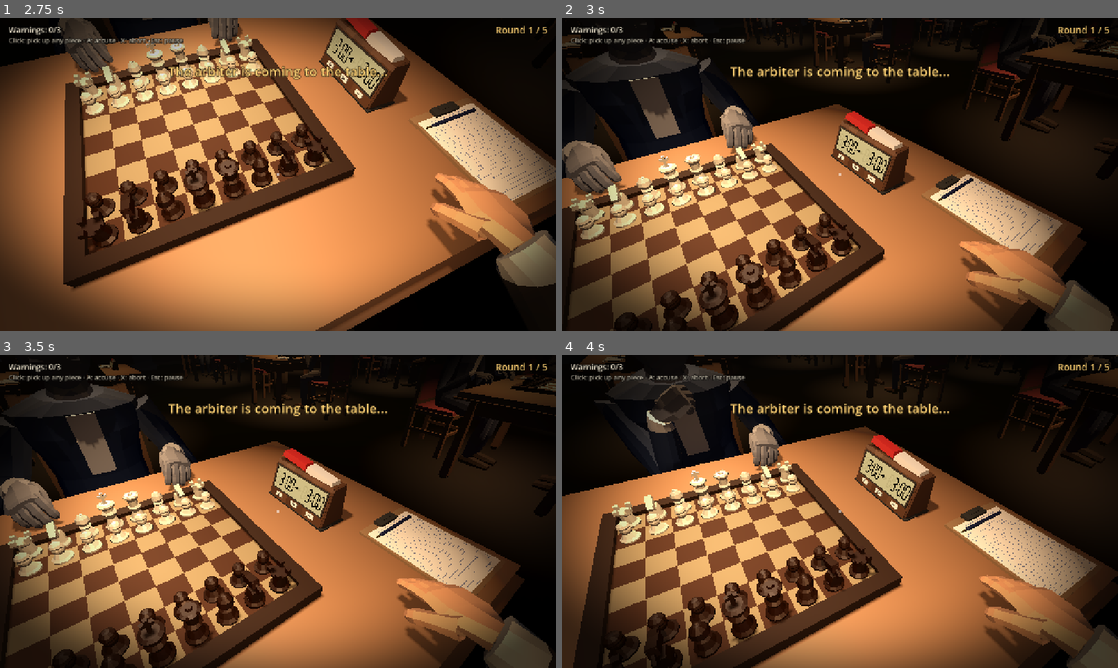
Above: before the commit, frames 1-4 (two rows, left to right).
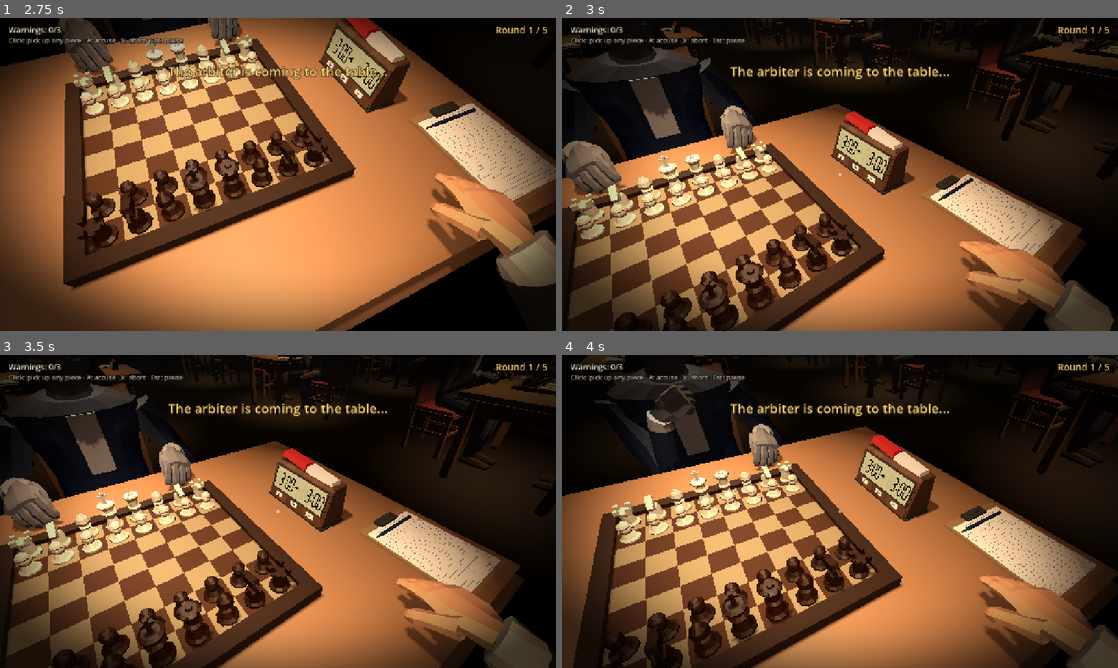
Above: after the commit, the same moments.

Repository: alan-pv/GJ-Horror
Game: Godot game, scene res://src/ui/main_menu.tscn
Two runs of this game, one before a commit and one after it. Both use one fixed random seed, a clock stepped at 60 frames per second and the inputs below. Sound files missing from this copy of the repository are replaced by a short silence.
Inputs (mouse positions are in pixels of both pictures, inside the frame that each line leads up to):
- Up to frame 1 (2.75 s): click "Play" at 0.5 s; tap Enter at 1.25, 2 s; move the mouse to (400, 158) at 1.27 s; hold A (accuse) 1.28-2 s; click (400, 158) at 1.42 s; drag from (166, 190) to (250, 237) at 2.02 s
- Up to frame 2 (3 s): move the mouse to (851, 168) at 2.77 s; hold A (accuse) from 2.78 s (still down); click (851, 168) at 2.92 s
- Up to frame 3 (3.5 s): keep holding A (accuse)
- Up to frame 4 (4 s): move the mouse to (834, 517) at 3.52 s; release A (accuse) at 3.53 s; tap A (accuse) at 3.6 s; click (834, 517) at 3.67 s

Frame 1 is identical in both runs. In frame 2, 0.1% of the frame differs, in the area x 52-93%, y 0-17%; in frame 3, 0.1%, in the area x 47-93%, y 0-18%; in frame 4, less than 0.1%.

Commit message:
Quitar la pieza que se cae
- Fuera el evento del rival drop_piece (servidor, director, bots, EventModule, EventStage, OpponentAvatar)
- Las mesas de fondo ya no tiran piezas ni emiten el aviso piece_drop
- Pruebas y arquitectura al día

Diff:
--- a/data/events/drop_piece.tres
+++ /dev/null
@@ -1,18 +0,0 @@
-[gd_resource type="Resource" script_class="EventDef" format=3]
-
-[ext_resource type="Script" path="res://src/server/events/event_def.gd" id="1"]
-
-[resource]
-script = ExtResource("1")
-id = &"drop_piece"
-display_name = "Drop a piece"
-kind = 1
-origin_mode = 2
-duration = 1.6
-weight = 1.0
-cooldown = 25.0
-sound = &"clack"
-intensity = 0.6
-min_tension = 0.0
-turn_chance = 0.0
-distraction = &""
--- a/src/bots/bot_controller.gd
+++ b/src/bots/bot_controller.gd
@@ -336,7 +336,7 @@
 	if CheatPlanner.plan(server.board, color, server.config.cheats, _rng, personality.risk_appetite, server.turn_ready_for(color)).is_empty():
 		return
 	_next_event_ok = server.time + CheatPlanner.event_cooldown(personality.risk_appetite, _rng)
-	var event_id: StringName = &"cough" if _rng.randf() < 0.6 else &"drop_piece"
+	var event_id: StringName = &"cough"
 	var r: Variant = server.call("trigger_rival_event", color, event_id)
 	_log("evento %s: %s" % [event_id, str(r)])
 
--- a/src/client/events/event_module.gd
+++ b/src/client/events/event_module.gd
@@ -9,10 +9,10 @@
 ## detrás, durante lo cual el servidor marca las trampas como vistas.
 ##
 ## Argumentos de depuración (después de `--`):
-##   --event=apagon|ruido|acusacion|eliminacion|arbitro|toser|pieza   fuerza un evento
+##   --event=apagon|ruido|acusacion|eliminacion|arbitro|toser   fuerza un evento
 ##   --event-at=S       segundos de partida antes de forzarlo (por defecto 1)
 ##   --event-table=N    mesa decorativa de origen (0-8) para acusación/eliminación
-##   --event-side=human fuerza toser/pieza sobre el humano en vez del rival
+##   --event-side=human fuerza toser sobre el humano en vez del rival
 ##   --no-events        sin eventos automáticos
 
 ## Referencia de "detrás del jugador" para el árbitro (él elige el pasillo de su espalda).
@@ -21,7 +21,7 @@
 const DEMO_IDS := {
 	"apagon": &"apagon", "ruido": &"ruido_detras", "acusacion": &"acusacion_ajena",
 	"eliminacion": &"eliminacion", "arbitro": &"arbitro_pasa",
-	"toser": &"cough", "pieza": &"drop_piece",
+	"toser": &"cough",
 }
 
 var root: GameRoot
@@ -151,7 +151,7 @@
 
 ## Reparte una distracción (ver `Distraction`) a bots y mesas de fondo. `table` = mesa de origen
 ## (-1 ninguna): los bots de la mesa del humano la ignoran si ocurre en su propia mesa, y en
-## `piece_drop` / `flag` la mesa de origen no reacciona (ya lo sabe). `chance` < 0 = la de la tabla.
+## `flag` la mesa de origen no reacciona (ya lo sabe). `chance` < 0 = la de la tabla.
 func on_distraction(kind: StringName, pos: Vector3, table: int = -1, chance: float = -1.0) -> void:
 	if not Distraction.has(kind) or root == null:
 		return
@@ -161,7 +161,7 @@
 			if b != null and Distraction.in_range(kind, b.eye_position, pos):
 				b.notice_event(pos, chance, kind)
 	for t in root.bg_tables:
-		if t == table and (kind == &"piece_drop" or kind == &"flag"):
+		if t == table and kind == &"flag":
 			continue
 		var bt: BackgroundTable = root.bg_tables[t]
 		if Distraction.in_range(kind, bt.global_position + Vector3(0.0, 1.1, 0.0), pos):
@@ -180,7 +180,7 @@
 
 # --- Eventos del rival ----------------------------------------------------------------------------
 
-## El servidor confirmó que `color` tosió o tiró una pieza.
+## El servidor confirmó que `color` tosió.
 func _on_rival_event(color: int, event_id: StringName) -> void:
 	var is_rival := color == root.rival_color
 	var pos: Vector3 = root.avatar.head.global_position if is_rival else root.player.global_position
@@ -191,10 +191,4 @@
 				# Los espasmos de `sit_cough` empiezan ~0,55 s tras el inicio del clip.
 				await get_tree().create_timer(OpponentAvatar.COUGH_SOUND_DELAY).timeout
 			stage.play_sound(&"cough", pos, 2.0)
-		&"drop_piece":
-			if is_rival:
-				var piece := stage.drop_piece(color, -1.0)
-				root.avatar.play_drop_piece(piece)
-			else:
-				stage.play_sound(&"clack", Vector3(0.4, 0.0, 0.7), 2.0)
 	# Tos y ruidos del jugador no hacen voltear (descartados): no hay aviso a los bots.
--- a/src/client/events/event_stage.gd
+++ b/src/client/events/event_stage.gd
@@ -1,11 +1,16 @@
 class_name EventStage
 extends Node3D
 ## Escenografía de los eventos: apagón, banqueta que cae a las espaldas del jugador (único objeto
-## de primitivas), figura que acusa en otra mesa, guardias que se llevan a alguien y la pieza que
-## se le cae al rival. Las personas son `CharacterFigure` con roles de animación. Los sonidos son espaciales (`AudioStreamPlayer3D`) y
+## de primitivas), figura que acusa en otra mesa y guardias que se llevan a alguien. Las personas son `CharacterFigure` con roles de animación. Los sonidos son espaciales (`AudioStreamPlayer3D`) y
 ## salen de `EventSounds`.
 
 const ROOM_MARGIN := 0.8
+## Nivel de luz (`blackout_level`) por debajo del cual se considera oscuridad de verdad:
+## el servidor deja de contar las trampas como vistas.
+const DARK_LEVEL := 0.3
+
+## La sala pasó a oscuridad (`true`) o recuperó la luz (`false`).
+signal darkness_changed(dark: bool)
 
 var hall: Hall
 ## Raíz del juego: da acceso a las mesas de fondo (`bg_tables`) para prestar sus figuras.
@@ -397,36 +402,3 @@
 		clampf(p.x, -Hall.ROOM_HALF_X + ROOM_MARGIN, Hall.ROOM_HALF_X - ROOM_MARGIN),
 		0.0,
 		clampf(p.z, -Hall.ROOM_HALF_Z + ROOM_MARGIN, Hall.ROOM_HALF_Z - ROOM_MARGIN))
-
-
-# --- Pieza que se cae --------------------------------------------------------------------------
-
-## Una pieza se le escapa al rival: cae sobre la mesa junto al tablero, rueda hasta
-## el borde y cae al suelo, con un golpe en cada contacto.
-func drop_piece(color: int, side: float = -1.0) -> Node3D:
-	var piece := PieceFactory.build(ChessPiece.make(color, ChessPiece.BISHOP))
-	piece.name = "PiezaCaida"
-	add_child(piece)
-	var lying := BoardView.TABLE_TOP + 0.018
-	# `side` = -1: cae a la derecha del rival (-X; allí se inclina `sit_pick_up`); +1 a su izquierda.
-	var start := Vector3(side * 0.27, BoardView.BOARD_TOP + 0.09, -0.33)
-	var on_table := Vector3(side * 0.37, lying, -0.14)
-	var edge := Vector3(side * 0.62, lying, -0.10)
-	var land := Vector3(side * 0.74, 0.02, -0.06)
-	piece.position = start
-	var tw := create_tween()
-	tw.tween_property(piece, "position", on_table, 0.3).set_trans(Tween.TRANS_QUAD).set_ease(Tween.EASE_IN)
-	tw.parallel().tween_property(piece, "rotation:z", deg_to_rad(-90.0), 0.3)
-	tw.tween_callback(play_sound.bind(&"clack", on_table, 2.0))
-	tw.tween_property(piece, "position", edge, 0.55).set_trans(Tween.TRANS_SINE).set_ease(Tween.EASE_OUT)
-	tw.parallel().tween_property(piece, "rotation:x", deg_to_rad(540.0), 0.55)
-	tw.tween_property(piece, "position", land, 0.3).set_trans(Tween.TRANS_QUAD).set_ease(Tween.EASE_IN)
-	tw.parallel().tween_property(piece, "rotation:z", deg_to_rad(-200.0), 0.3)
-	tw.tween_callback(play_sound.bind(&"clack", land, 4.0))
-	tw.tween_property(piece, "position:y", land.y + 0.04, 0.08).set_ease(Tween.EASE_OUT)
-	tw.tween_property(piece, "position:y", land.y, 0.08).set_ease(Tween.EASE_IN)
-	tw.tween_interval(40.0)
-	tw.tween_callback(func() -> void:
-		if is_instance_valid(piece):
-			piece.queue_free())
-	return piece
--- a/src/client/opponent_avatar.gd
+++ b/src/client/opponent_avatar.gd
@@ -4,8 +4,8 @@
 ## jugador. La cabeza sigue la mirada del bot (`BotController.looked`: la misma cámara virtual
 ## con la que el servidor decide si mira el tablero), que es lo que el jugador debe leer. En
 ## reposo pide ROLES de animación (`sit_wait` esperando, `sit_think` en su turno, `sit_nervous`
-## con poco reloj) y cambia de variante cada 5-12 s sin pisar una mezcla. Toser (`sit_cough`),
-## recoger la pieza (`sit_pick_up`) y sobresaltarse (`sit_startle`) también son roles. Es dueño
+## con poco reloj) y cambia de variante cada 5-12 s sin pisar una mezcla. Toser (`sit_cough`) y
+## sobresaltarse (`sit_startle`) también son roles. Es dueño
 ## de la mano (`HandRig`) del rival, que usa el brazo izquierdo: así queda del mismo lado que el
 ## reloj y que su pila de capturas.
 ##
@@ -31,9 +31,6 @@
 ## Retraso (s) del sonido de la tos respecto al inicio de `sit_cough` (los espasmos empiezan ~0,55 s).
 const COUGH_SOUND_DELAY := 0.55
 
-## Se agarró la pieza caída (mitad de `sit_pick_up`).
-signal piece_grabbed
-
 var figure: SeatedFigure
 ## Marcador pegado al hueso de la cabeza (posición de la cabeza para efectos y sonidos).
 var head: Node3D
@@ -46,7 +43,7 @@
 
 var _look_yaw: float = 0.0
 var _look_pitch: float = 0.0
-## Sacudida de eventos (toser, tirar una pieza): cabeza (cabeceo, rad) y torso (inclinación, rad).
+## Sacudida de eventos (toser): cabeza (cabeceo, rad) y torso (inclinación, rad).
 var _head_kick: float = 0.0
 var _body_kick: float = 0.0
 var _event_tween: Tween
@@ -266,37 +263,6 @@
 	_body_kick = spasm * 0.16
 
 
-## Se le escapa una pieza: mira al suelo un momento y la recoge (`sit_pick_up`, inclinándose a
-## su derecha). A mitad del gesto se emite `piece_grabbed` y la pieza (si se da) desaparece.
-## Sin el clip (o con la mano ocupada) solo mira hacia abajo.
-func play_drop_piece(piece: Node3D = null) -> void:
-	if condemned:
-		return
-	_start_event_tween()
-	_event_tween.tween_method(_dip_step, 0.0, 1.0, 0.25).set_ease(Tween.EASE_OUT)
-	_event_tween.tween_interval(0.5)
-	_event_tween.tween_method(_dip_step, 1.0, 0.0, 0.35)
-	_event_tween.tween_callback(_end_event)
-	await _event_tween.finished
-	if condemned or not _hands_free() or not figure.has_role(&"sit_pick_up"):
-		return
-	# La pieza tarda ~1,2 s en llegar al suelo.
-	_grab_later(piece)
-	await _play_once_role(&"sit_pick_up")
-
-
-func _grab_later(piece: Node3D) -> void:
-	await get_tree().create_timer(1.55).timeout
-	if is_instance_valid(piece):
-		piece.visible = false
-	piece_grabbed.emit()
-
-
-func _dip_step(k: float) -> void:
-	_head_kick = -k * 0.8
-	_body_kick = k * 0.22
-
-
 ## Respingo ante un evento fuerte en `world_pos`: `sit_startle` (el lado lo da la mirada).
 func startle(_world_pos: Vector3) -> void:
 	if condemned or _once_busy or not figure.has_role(&"sit_startle") or not _hands_free():
--- a/src/server/events/distraction.gd
+++ b/src/server/events/distraction.gd
@@ -30,7 +30,6 @@
 	&"blackout": {"chance": 0.8, "strength": 0.9, "look": Vector2(1.5, 3.0), "glance": false, "startle": 0.7, "radius": 0.0, "speed": 1.4},
 	&"arbiter_pass": {"chance": 0.45, "strength": 0.3, "look": Vector2(0.4, 0.9), "glance": true, "startle": 0.0, "radius": 3.5, "speed": 2.3},
 	&"plea": {"chance": 0.45, "strength": 0.4, "look": Vector2(0.8, 1.8), "glance": false, "startle": 0.0, "radius": 9.0, "speed": 1.0},
-	&"piece_drop": {"chance": 0.15, "strength": 0.25, "look": Vector2(0.6, 1.4), "glance": false, "startle": 0.0, "radius": 4.5, "speed": 1.0},
 	&"flag": {"chance": 0.15, "strength": 0.25, "look": Vector2(0.6, 1.4), "glance": false, "startle": 0.0, "radius": 4.5, "speed": 1.0},
 }
 
--- a/src/server/events/event_def.gd
+++ b/src/server/events/event_def.gd
@@ -6,7 +6,7 @@
 
 enum Kind {
 	GLOBAL,    ## Lo ven todos (apagón, ruido, acusación ajena...).
-	RIVAL,     ## Lo provoca un jugador sobre su propio personaje (toser, tirar pieza).
+	RIVAL,     ## Lo provoca un jugador sobre su propio personaje (toser).
 	DETERRENT, ## Frena las trampas (el árbitro pasa detrás).
 }
 
--- a/src/server/match_server.gd
+++ b/src/server/match_server.gd
@@ -16,7 +16,7 @@
 signal accusation_started(accuser: int)
 signal accusation_resolved(accuser: int, correct: bool, warnings: int)
 signal game_over(winner: int, reason: String)
-## Un jugador hizo toser o tiró una pieza a su personaje (lo anima el cliente).
+## Un jugador hizo toser a su personaje (evento propio; lo anima el cliente).
 signal rival_event(color: int, event_id: StringName)
 ## `color` pulsó el reloj: su turno terminó (con `require_clock_press` pasa después de mover).
 signal clock_pressed(color: int)
@@ -25,7 +25,7 @@
 signal sheet_entry(color: int, move_number: int, san: String)
 
 ## Eventos que un jugador puede provocar sobre sí mismo.
-const RIVAL_EVENT_IDS: Array[StringName] = [&"cough", &"drop_piece"]
+const RIVAL_EVENT_IDS: Array[StringName] = [&"cough"]
 
 const REASON_CHECKMATE := "checkmate"
 const REASON_TIMEOUT := "time ran out"
@@ -316,14 +316,12 @@
 	return true
 
 
-## Un evento de distracción sobre el personaje de `color` (toser, tirar una pieza).
+## Un evento de distracción sobre el personaje de `color` (toser).
 ## Tiene tiempo de espera por color y evento. Devuelve {ok, reason}.
 func trigger_rival_event(color: int, event_id: StringName) -> Dictionary:
 	var err := _can_act(color)
 	if err == "" and not RIVAL_EVENT_IDS.has(event_id):
 		err = "unknown event"
-	if err == "" and event_id == &"drop_piece" and is_hand_busy(color):
-		err = "your hand is busy"
 	var key := "%d:%s" % [color, event_id]
 	if err == "" and time < _rival_event_ready.get(key, 0.0):
 		err = "you cannot repeat it yet"
--- a/src/server/tension_director.gd
+++ b/src/server/tension_director.gd
@@ -13,7 +13,7 @@
 
 const EVENT_IDS: Array[StringName] = [
 	&"apagon", &"ruido_detras", &"acusacion_ajena", &"eliminacion", &"arbitro_pasa",
-	&"cough", &"drop_piece",
+	&"cough",
 ]
 
 ## Segundos entre eventos con el salón lleno y con los últimos jugadores.
--- a/src/world/background_table.gd
+++ b/src/world/background_table.gd
@@ -10,8 +10,7 @@
 ##  - miran alrededor con `set_look`: al tablero, a otras mesas, a su rival, al árbitro si
 ##    pasa cerca, hacia las distracciones (`notice_event`, mismas probabilidades que los bots,
 ##    ver `Distraction`; los eventos fuertes además les hacen `sit_startle`) y, rara vez, al jugador;
-##  - rara vez se les cae una pieza (`sit_pick_up`, aviso `piece_drop`) y al caer la bandera de
-##    un reloj suena un pitido (aviso `flag`);
+##  - al caer la bandera de un reloj suena un pitido (aviso `flag`);
 ##  - cuando su partida hace una jugada, quien movió reproduce `sit_move_piece` ->
 ##    `sit_press_clock` -> `sit_write` en secuencia (`play_once`); el tablero cambia a la
 ##    mitad del gesto;
@@ -43,7 +42,6 @@
 const POSES_WAIT := {&"sit_wait": 6.0, &"sit_think": 1.5, &"sit_write": 0.6}
 const POSE_DWELL := Vector2(5.0, 12.0)
 ## Promedio de segundos entre dos caídas de pieza de un mismo asiento.
-const DROP_MEAN := 1500.0
 
 var table_index: int = -1
 var hall: Hall
@@ -55,7 +53,7 @@
 var _rng := RandomNumberGenerator.new()
 var _clock: float = 0.0
 ## Por asiento: {present, stage, gen, until, pose_t, look_t, calm, noise_pos, noise_until, manual}.
-## stage: ambient | move | press | write | relief | doomed | startle | pick | lent | condemned | left.
+## stage: ambient | move | press | write | relief | doomed | startle | lent | condemned | left.
 var _seats: Array[Dictionary] = []
 var _decide_acc: float = 0.0
 var _anim_acc: float = 0.0
@@ -205,9 +203,6 @@
 			s.stage = &"ambient"
 			s.pose_t = 0.0
 		var free: bool = s.stage == &"ambient" or s.stage == &"doomed"
-		if s.stage == &"ambient" and not _game_over and _rng.randf() < dt / DROP_MEAN:
-			_drop_piece(color)
-			continue
 		if free:
 			s.pose_t -= dt
 			if s.pose_t <= 0.0:
@@ -319,25 +314,6 @@
 	s.pose_t = 0.0
 
 
-## Se le cae una pieza a un asiento: se inclina a recogerla, suena y avisa a los vecinos.
-func _drop_piece(color: int) -> void:
-	var s := _seats[color]
-	var f := figures[color]
-	if not f.has_role(&"sit_pick_up"):
-		return
-	s.gen += 1
-	var g: int = s.gen
-	s.stage = &"pick"
-	var pos := f.global_position + Vector3(0.0, 0.05, 0.0)
-	_play_sound(&"clack", pos, -4.0)
-	Distraction.broadcast(self, &"piece_drop", pos, table_index)
-	await f.play_role_once(&"sit_pick_up", _rng)
-	if not _same_job(color, g, &"pick"):
-		return
-	s.stage = &"ambient"
-	s.pose_t = 0.0
-
-
 func _play_sound(key: StringName, pos: Vector3, volume_db: float) -> void:
 	var p := AudioStreamPlayer3D.new()
 	p.stream = EventSounds.get_stream(key)
--- a/tests/test_distractions.gd
+++ b/tests/test_distractions.gd
@@ -4,7 +4,7 @@
 
 const EXPECTED := {
 	&"gunshot": 0.95, &"accusation": 0.8, &"blackout": 0.8, &"arbiter_pass": 0.45,
-	&"plea": 0.45, &"piece_drop": 0.15, &"flag": 0.15,
+	&"plea": 0.45, &"flag": 0.15,
 }
 
 
@@ -29,7 +29,7 @@
 
 func test_frequency_matches_chance() -> void:
 	var r := _rng(11)
-	for k in [&"gunshot", &"arbiter_pass", &"piece_drop"]:
+	for k in [&"gunshot", &"arbiter_pass", &"flag"]:
 		var n := 0
 		for i in 4000:
 			if Distraction.plan(k, -1.0, 1.0, r).turn:
@@ -59,22 +59,22 @@
 	check(shot >= 1.5 and shot <= 3.0, "disparo 1,5-3 s")
 	var glance := Distraction.look_seconds(&"arbiter_pass", r)
 	check(glance >= 0.4 and glance <= 0.9, "de reojo 0,4-0,9 s")
-	check(Distraction.reaction_delay(&"gunshot", r) < Distraction.reaction_delay(&"piece_drop", _rng(1)) + 0.07, "más fuerte, más rápido")
+	check(Distraction.reaction_delay(&"gunshot", r) < Distraction.reaction_delay(&"flag", _rng(1)) + 0.07, "más fuerte, más rápido")
 
 
 func test_startle_only_strong() -> void:
 	check(Distraction.startle_chance(&"gunshot") > 0.5)
 	check(Distraction.startle_chance(&"accusation") > 0.5)
 	check(Distraction.startle_chance(&"blackout") > 0.5)
-	check_eq(Distraction.startle_chance(&"piece_drop"), 0.0)
+	check_eq(Distraction.startle_chance(&"flag"), 0.0)
 	check_eq(Distraction.startle_chance(&"arbiter_pass"), 0.0)
 	check(Distraction.is_glance(&"arbiter_pass"))
 
 
 func test_range() -> void:
 	check(Distraction.in_range(&"gunshot", Vector3.ZERO, Vector3(50, 0, 50)), "disparo: todo el salón")
-	check(not Distraction.in_range(&"piece_drop", Vector3.ZERO, Vector3(8, 0, 0)), "pieza: solo vecinas")
-	check(Distraction.in_range(&"piece_drop", Vector3.ZERO, Vector3(3, 0, 0)))
+	check(not Distraction.in_range(&"flag", Vector3.ZERO, Vector3(8, 0, 0)), "bandera: solo vecinas")
+	check(Distraction.in_range(&"flag", Vector3.ZERO, Vector3(3, 0, 0)))
 
 
 func test_event_defs_data() -> void:
@@ -84,7 +84,7 @@
 	check_eq(by[&"apagon"].turn_chance, 0.8)
 	check_eq(by[&"acusacion_ajena"].turn_chance, 0.8)
 	check_eq(by[&"arbitro_pasa"].turn_chance, 0.45)
-	for id in [&"ruido_detras", &"eliminacion", &"cough", &"drop_piece"]:
+	for id in [&"ruido_detras", &"eliminacion", &"cough"]:
 		check_eq(by[id].turn_chance, 0.0, "no voltea: " + String(id))
 
 
--- a/tests/test_rival_events.gd
+++ b/tests/test_rival_events.gd
@@ -42,7 +42,7 @@
 	var m := _make()
 	check(m.trigger_rival_event(B, &"cough").ok)
 	check(not m.trigger_rival_event(B, &"cough").ok, "en espera")
-	check(m.trigger_rival_event(B, &"drop_piece").ok, "otro evento sí")
+	check(not m.trigger_rival_event(B, &"drop_piece").ok, "evento retirado: desconocido")
 	check(m.trigger_rival_event(W, &"cough").ok, "otro color sí")
 	check(m.rival_event_wait(B, &"cough") > 4.0, "espera restante")
 	for i in 60:
@@ -56,11 +56,10 @@
 	check(not m.trigger_rival_event(B, &"cough").ok, "no durante una acusación")
 
 
-func test_drop_piece_needs_free_hand() -> void:
+func test_cough_with_busy_hand() -> void:
 	var m := _make()
 	var r := m.start_cheat(B, _sq("e7"), _sq("e6"))
 	check(r.ok, "empieza la trampa")
-	check(not m.trigger_rival_event(B, &"drop_piece").ok, "mano ocupada")
 	check(m.trigger_rival_event(B, &"cough").ok, "toser no usa la mano")
 
 
--- a/tests/test_tension_director.gd
+++ b/tests/test_tension_director.gd
@@ -21,7 +21,7 @@
 
 func test_defs_load() -> void:
 	var defs := TensionDirector.load_defs()
-	check_eq(defs.size(), 7, "siete eventos como datos")
+	check_eq(defs.size(), 6, "seis eventos como datos")
 	for dd in defs:
 		check(dd.duration > 0.0, "duración positiva: " + String(dd.id))
 
Not shown, changed: docs/arquitectura.md
